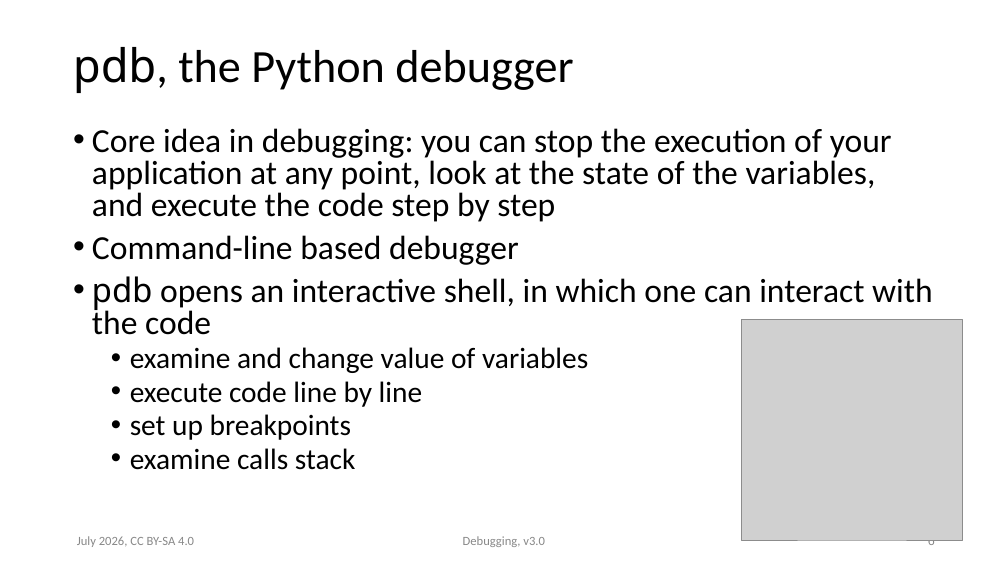
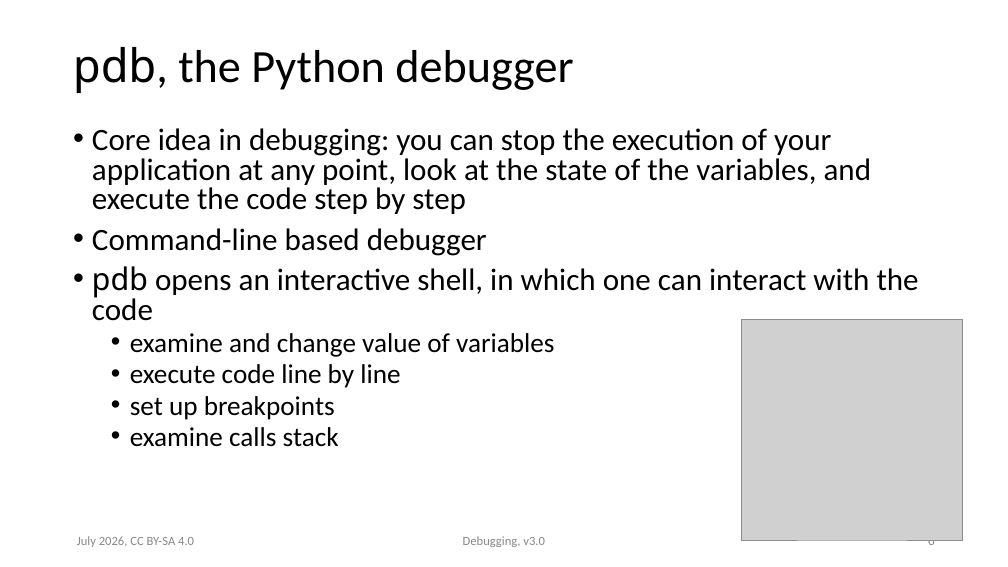
Before and after one commit to ASPP/testing_debugging_profiling, a slide deck: slide 6 of debugging.pptx. Drawn at 1008x567 pixels with LibreOffice and Linux fonts; fonts in the diff are those of the drawing; grey boxes stand for pictures. Boxes give left, top, right and bottom in pixels: in the first picture for what was removed or moved away, otherwise in the second. Text is boxed around its words. In the diff, an @@ line names an element or a change of style, - is before the commit and + after.

```diff
--- a/debugging.pptx
+++ b/debugging.pptx
@@ text "Core idea in debugging: you ..." at (x1=92, y1=128, x2=919, y2=447): size 32 to 29.6 pt in "Core idea in debugging: you can stop ...", "Command-line based debugger", "pdb opens an interactive shell, in which ..."; size 28 to 25.9 pt in "examine and change value of variables", "execute code line by line", "set up breakpoints", "examine calls stack" @@
```
Also in this commit, not shown: 4 slides removed, 1 other file.
